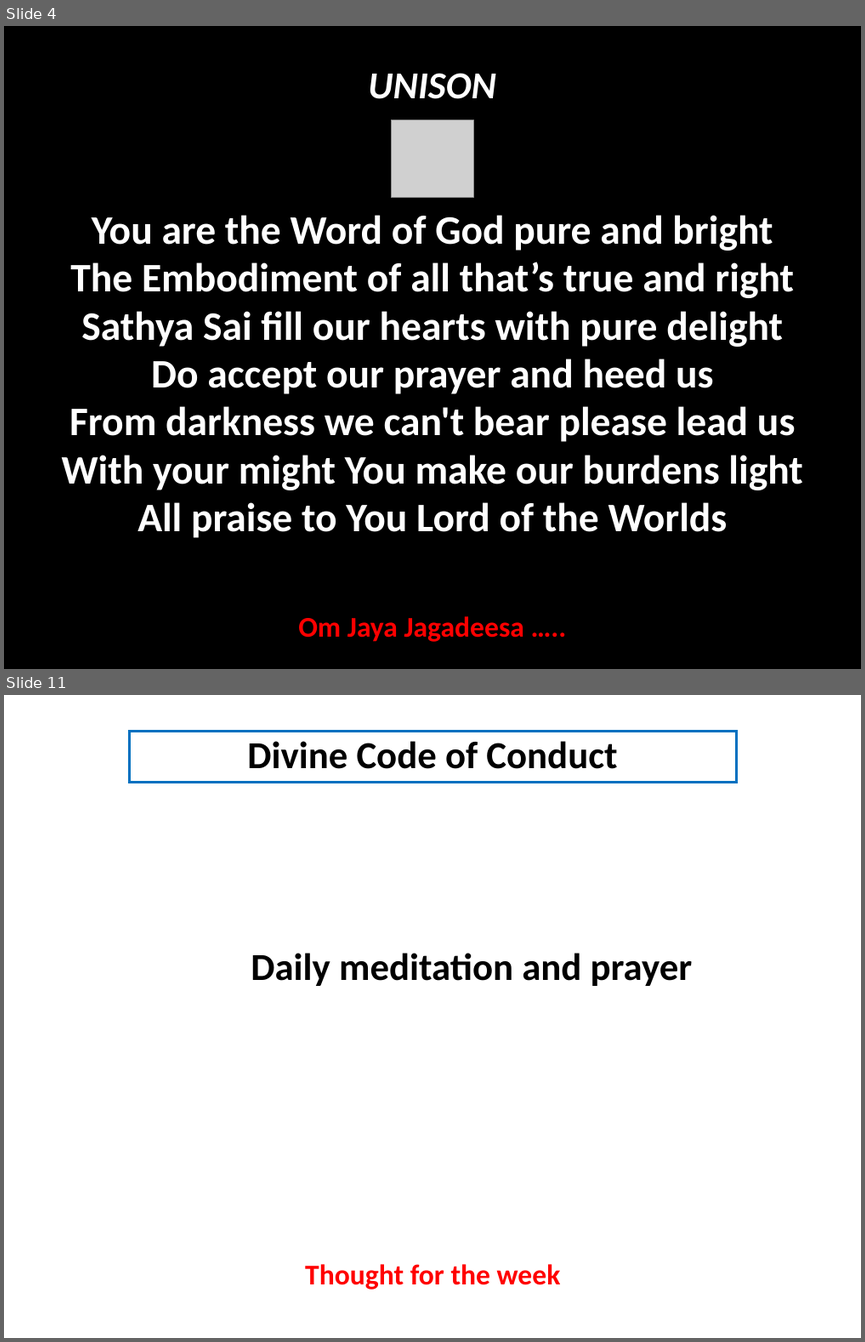
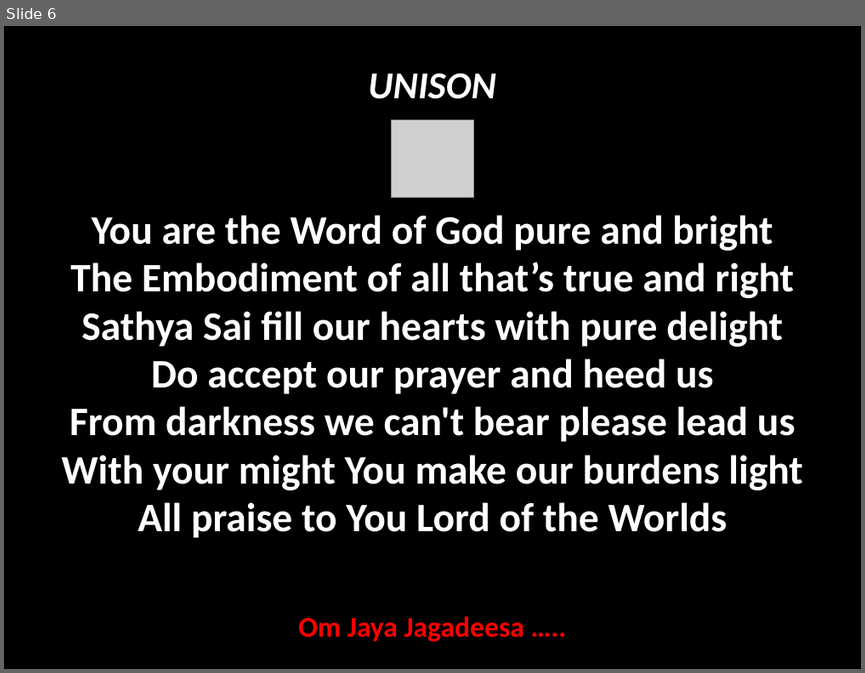
Before and after one commit to rkanadam/saibhajanmaker, a slide deck: WebContent/WEB-INF/suffix.pptx. Shown one above the other, each under a label of ours: slides 4 and 11 before the commit, slide 6 after it; the slides between them are not shown. The pictures are 865x1342 and 865x673 pixels, drawn with LibreOffice and Linux fonts; fonts in the diff are those of the drawing; grey boxes stand for pictures. Boxes give left, top, right and bottom in pixels: in the first picture for what was removed or moved away, otherwise in the second. Text is boxed around its words. In the diff, an @@ line names an element or a change of style, - is before the commit and + after.

```diff
--- a/WebContent/WEB-INF/suffix.pptx
+++ b/WebContent/WEB-INF/suffix.pptx
@@ slide 11 removed at (x1=4, y1=695, x2=861, y2=1338), background #FFFFFF @@
@@ rectangle removed at (x1=129, y1=731, x2=736, y2=783) @@
-Divine Code of Conduct
@@ text removed at (x1=250, y1=953, x2=692, y2=986) @@
-Daily meditation and prayer
@@ text removed at (x1=305, y1=1264, x2=561, y2=1289) @@
-Thought for the week
@@ what was slide 4 is now slide 6 @@
```
Also in this commit, not shown: 9 slides changed, 5 slides added, 2 other slides removed.
